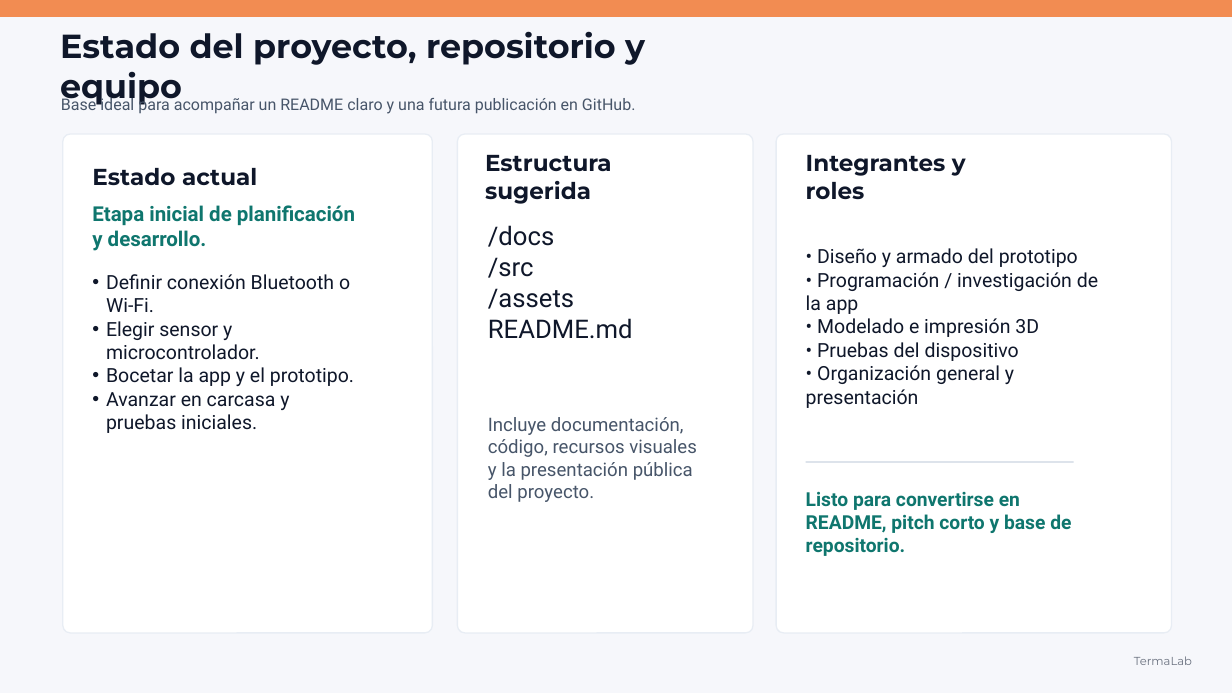
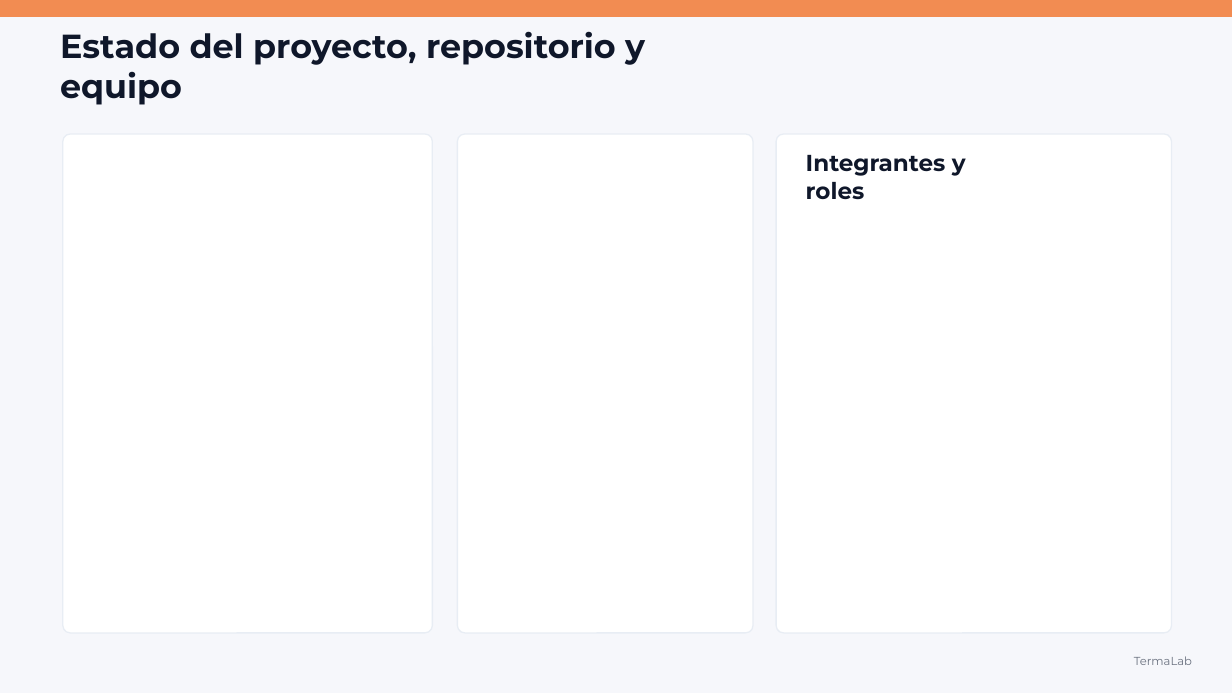
Before and after one commit to Code7C26/TermaLab, a slide deck: slide 7 of assets/TermaLab_Presentacion_Profesional.pptx. Drawn at 1232x693 pixels with LibreOffice and Linux fonts; fonts in the diff are those of the drawing. Boxes give left, top, right and bottom in pixels: in the first picture for what was removed or moved away, otherwise in the second. Text is boxed around its words. In the diff, an @@ line names an element or a change of style, - is before the commit and + after.

Commit message:
Actualizar presentacion local

```diff
--- a/assets/TermaLab_Presentacion_Profesional.pptx
+++ b/assets/TermaLab_Presentacion_Profesional.pptx
@@ text removed at box(61, 96, 636, 114) @@
-Base ideal para acompañar un README claro y una futura publicación en GitHub.
@@ text removed at box(92, 168, 257, 186) @@
-Estado actual
@@ text removed at box(485, 155, 612, 204) @@
-Estructura sugerida
@@ text removed at box(92, 205, 355, 251) @@
-Etapa inicial de planificación y desarrollo.
@@ text removed at box(488, 225, 633, 339) @@
-/docs
-/src
-/assets
-README.md
@@ text removed at box(806, 248, 1098, 408) @@
-• Diseño y armado del prototipo
-• Programación / investigación de la app
-• Modelado e impresión 3D
-• Pruebas del dispositivo
-• Organización general y presentación
@@ text removed at box(106, 274, 354, 433) @@
-• Definir conexión Bluetooth o Wi‑Fi.
-• Elegir sensor y microcontrolador.
-• Bocetar la app y el prototipo.
-• Avanzar en carcasa y pruebas iniciales.
@@ text removed at box(488, 417, 697, 502) @@
-Incluye documentación, código, recursos visuales y la presentación pública del proyecto.
@@ line removed from (806, 462) to (1074, 462) @@
@@ text removed at box(806, 491, 1071, 556) @@
-Listo para convertirse en README, pitch corto y base de repositorio.
```
Also in this commit, not shown: 5 other slides changed, 1 other file.
